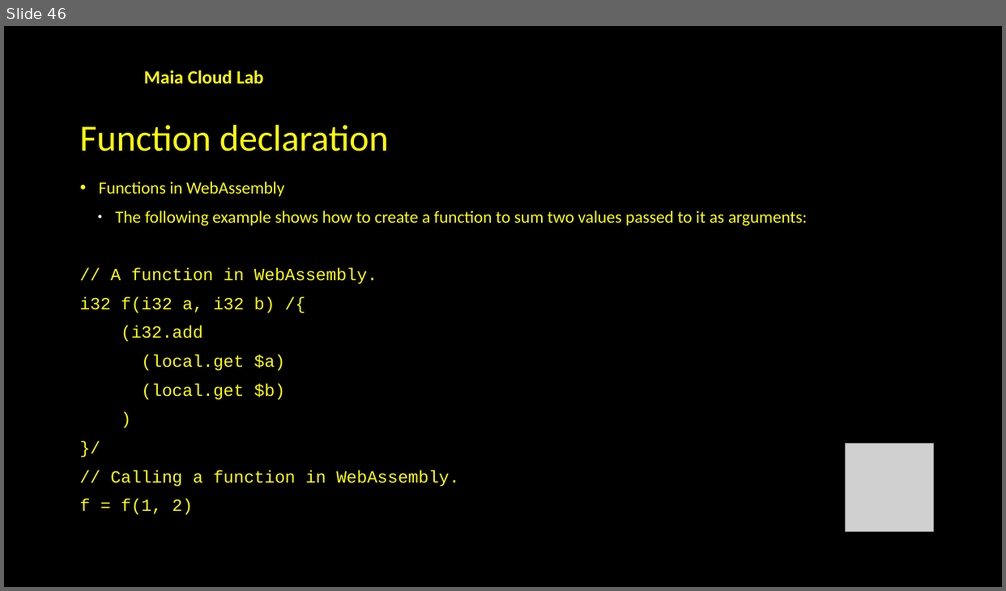
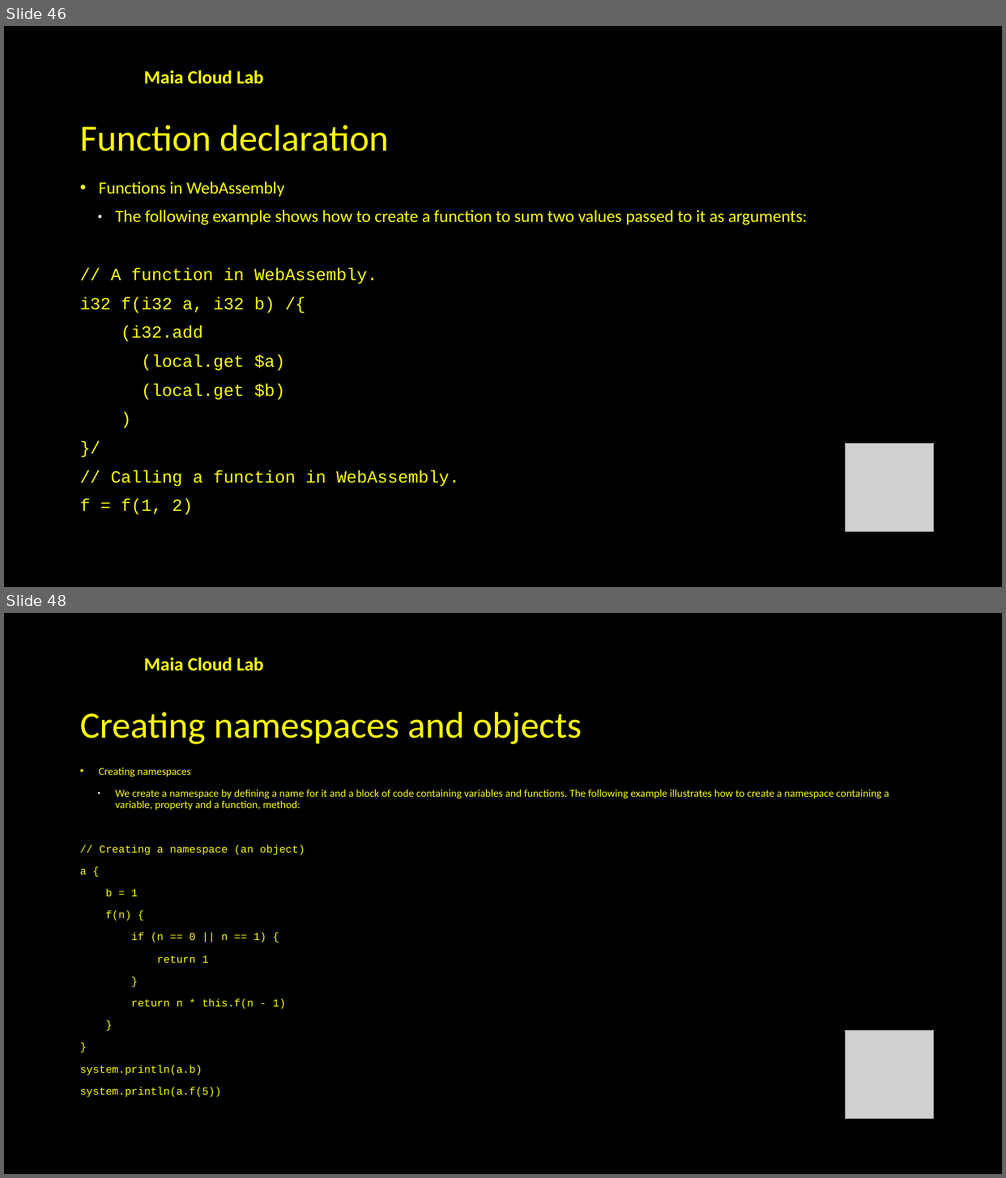
Before and after one commit to souzamonteiro/maiascript-compiler, a slide deck: slides/Introduction to MaiaScript.pptx. Shown one above the other, each under a label of ours: slide 46 before the commit, slides 46 and 48 after it; the slides between them are not shown. The pictures are 1006x591 and 1006x1178 pixels, drawn with LibreOffice and Linux fonts; fonts in the diff are those of the drawing; grey boxes stand for pictures; background and template pictures are left out. Boxes give left, top, right and bottom in pixels: in the first picture for what was removed or moved away, otherwise in the second. Text is boxed around its words. In the diff, an @@ line names an element or a change of style, - is before the commit and + after.

```diff
--- a/slides/Introduction to MaiaScript.pptx
+++ b/slides/Introduction to MaiaScript.pptx
@@ slide 48 added at [4,613,1002,1174], background #000000; not listed: 1 template element that a slide beside it also shows @@
@@ text added at [80,712,582,744], 35.6 pt, text #FFFF00 @@
+Creating namespaces and objects
@@ text added at [80,768,889,1097], 10.4 pt, text #FFFF00 @@
+• Creating namespaces
+  ● We create a namespace by defining a name for it and a block of code containing variables and functions. The following example illustrates how to create a namespace containing a variable, property and a function, method:
+// Creating a namespace (an object)
+a {
+b = 1
+f(n) {
+if (n == 0 || n == 1) {
+return 1
+}
+return n * this.f(n - 1)
+}
+}
+system.println(a.b)
+system.println(a.f(5))
@@ picture added at [846,1030,934,1118] @@
```
Also in this commit, not shown: 3 slides changed, 8 other slides added, 29 slides removed, 1 other file.
